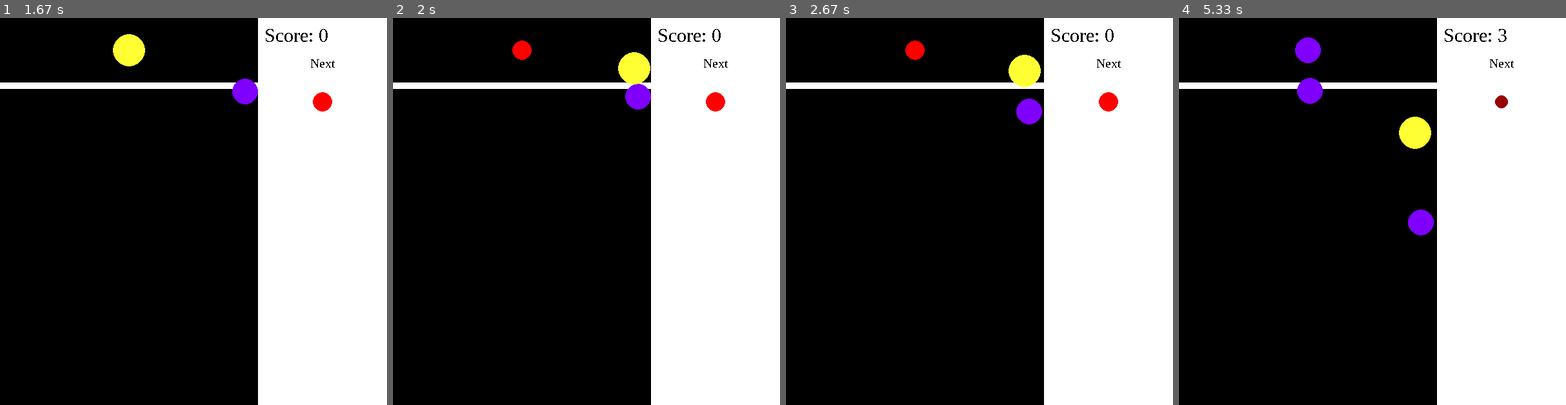
Above: before the commit, frames 1-4 (left to right).
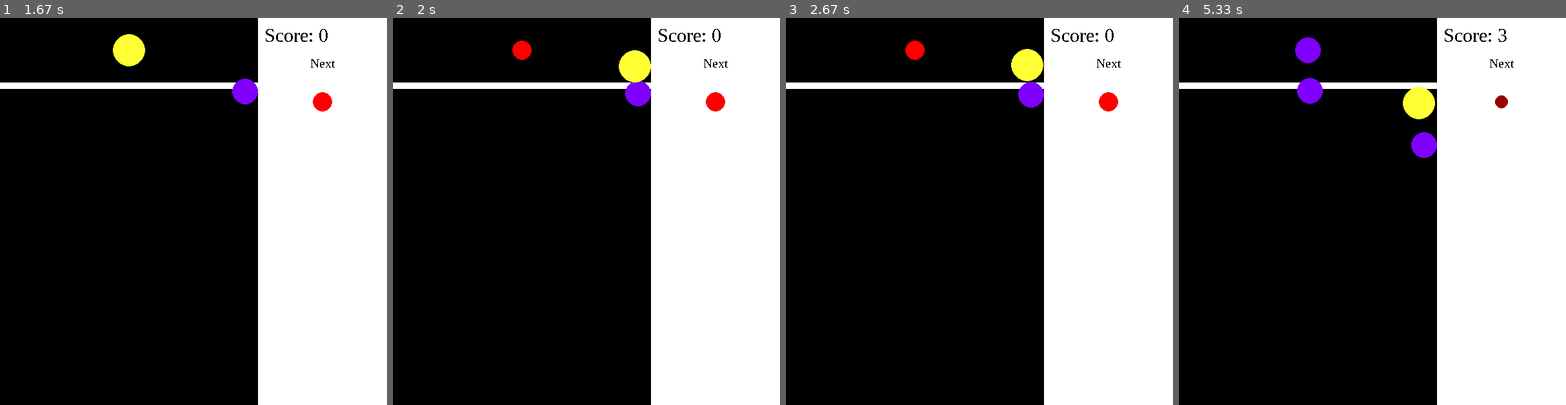
Above: after the commit, the same moments.

Repository: JohnTong123/SuikaBot
Game: pygame game, started from Suika_Simulation.py
Same seed, same stepped clock (60 frames per second), same inputs: the game is played once before the commit and once after it.
Inputs (mouse positions are in pixels of both pictures, inside the frame that each line leads up to):
- Up to frame 1 (1.67 s): click (317, 199) at 0.38 s
- Up to frame 2 (2 s): click (663, 180) at 1.72 s
- Up to frame 3 (2.67 s): no input
- Up to frame 4 (5.33 s): press the mouse at (1449, 180) at 3.03 s; move the mouse to (1380, 134) at 3.13 s; release the mouse at (1310, 87) at 3.27 s; press the mouse at (1449, 180) at 4.43 s; move the mouse to (1380, 257) at 4.53 s; move the mouse to (1306, 335) at 4.63 s; release the mouse at (1306, 335) at 4.67 s

Frame 1 is identical in both runs. In frame 2, 0.2% of the frame differs, in the area x 58-67%, y 8-24%; in frame 3, 0.8%; in frame 4, 1.6%, in the area x 56-67%, y 17-57%.

Commit message:
scuffed phyiscs

Diff:
--- a/Suika_Simulation.py
+++ b/Suika_Simulation.py
@@ -11,7 +11,9 @@
 GAME_WIDTH = 400
 SCREEN_HEIGHT = 600
 GRAVITY = 0.005
-FRICTION = 0.001
+FRICTION = 0.01
+XLOSS  = 0.05
+YLOSS = 0.05
 OFFSET = 100
 SKEWED_PROBABILITY = [0.35, 0.25, 0.15, 0.12, 0.08, 0.05]
 FRUITS = pygame.sprite.Group()
@@ -22,16 +24,16 @@
 # Dictionary with names as keys, values index 0 the size, second index a tuple of RGB values,
 # and the last index the index which the fruit corresponds to in the above array
 TYPES = {"Cherry":(10, (153,0,0), 0,1),
-          "Strawberry":(15, (255,0,0), 1,2),
-          "Grape":(20, (127,0,255), 2,3),
-          "Dekopon":(25, (255,255,51), 3,4),
-          "Orange":(35, (255,128,0), 4,5),
-          "Apple":(45, (255,51,51), 5,6),
-          "Pear":(60, (178,255,102), 6,7),
-          "Peach":(70, (255,204,153), 7,8),
-          "Pineapple":(80, (255,255,0), 8,9),
-          "Melon":(95, (128,255,0), 9,10),
-          "Watermelon":(110, (0,102,0), 10,11)
+          "Strawberry":(15, (255,0,0), 1,1.25),
+          "Grape":(20, (127,0,255), 2,2),
+          "Dekopon":(25, (255,255,51), 3,3),
+          "Orange":(35, (255,128,0), 4,4),
+          "Apple":(45, (255,51,51), 5,5),
+          "Pear":(60, (178,255,102), 6,6),
+          "Peach":(70, (255,204,153), 7,7),
+          "Pineapple":(80, (255,255,0), 8,8),
+          "Melon":(95, (128,255,0), 9,3.9),
+          "Watermelon":(110, (0,102,0), 10,10)
           }
 SCORES = [0, 1, 3, 6, 10, 15, 21, 28, 36, 45, 55] # Scores for getting certain fruit
 
@@ -45,6 +47,8 @@
         self.w = 0
         self.x = x
         self.y= y
+        self.pastdx = 0
+        self.pastdy = 0
         self.type = type
         self.radius = TYPES[type][0]
         self.mass = TYPES[type][3]
@@ -59,17 +63,18 @@
 
     def update(self): # Update position, velocity
         # pygame.draw.circle(self.surf, self.color, (self.rect.center[0], self.rect.center[1]), self.radius) # could create non circular hitboxes, will have to see
-
         self.dy += GRAVITY
-        if self.dx > 0:
-            self.dx -= FRICTION
-        elif self.dx < 0:
-            self.dx += FRICTION
+
+        self.dx = (1-FRICTION)*self.dx
         collidedFruits = []
         for fruit in FRUITS:
             if fruit != self and pygame.sprite.collide_circle(self, fruit):
                 collidedFruits.append(fruit)
         if len(collidedFruits) > 0:
+            self.pastdx = self.dx
+            self.pastdy = self.dy
+            self.dx=0
+            self.dy=0
             for fruit in collidedFruits:
                 if self.type == fruit.type:
                     FRUITS.remove(self)
@@ -86,48 +91,55 @@
                     if(math.sqrt((self.x-fruit.x)**2 + (self.y - fruit.y)**2)+3 <self.radius + fruit.radius):
                         if(self.y<fruit.y):
                             self.y -= ((self.radius + fruit.radius)-math.sqrt((self.x-fruit.x)**2 + (self.y - fruit.y)**2))* self.y/math.sqrt(self.y**2+self.x**2)
-                    # hypotenuse =
-                    if self.rect.center[0] > fruit.rect.center[0]: # Self is on the right
-                        # self.rect.left = fruit.rect.right
-                        self.dx += 0.01 # Fix
-                        # self.dx += self.dx*math.sin()
-                    if self.rect.center[0] < fruit.rect.center[0]: # Self is on the left
-                        # self.rect.right = fruit.rect.left
-                        self.dx += -0.01 # Fix
-                    # if (self.rect.center[1] > fruit.rect.center[1]): # Self is below
-                    #     # self.rect.top = fruit.rect.bottom
-                    #     self.dy = 0.005 # Fix
-                    if (self.rect.center[1] < fruit.rect.center[1]): # Self is on top
-                        # self.rect.bottom = fruit.rect.top
-                        self.dy = -0.005 # Fix
-
-                    # vel1 = math.sqrt(self.dx**2 + self.dy**2)
-
-                    # vel2 = math.sqrt(fruit.dx**2 + fruit.dy**2)
-                    # ctheta1 = 0
-                    # stheta2=0
-                    # ctheta2=0
-                    # ctheta1=0
-                    # if(vel1 != 0):
-                    #     ctheta1 = self.dx /(math.sqrt(self.dx**2 +self.dy**2))
-                    #     stheta1 = -self.dy /(math.sqrt(self.dx**2 +self.dy**2))
-                    # if(vel2 != 0):
-                    #     ctheta2 = fruit.dx /(math.sqrt(fruit.dx**2 +fruit.dy**2))
-                    #     stheta2 = -fruit.dy /(math.sqrt(fruit.dx**2 +fruit.dy**2))
-                    # ccontact = ((fruit.rect.center[0]-self.rect.center[0]) /math.sqrt((fruit.rect.center[0]-self.rect.center[0])**2 + (fruit.rect.center[1]-self.rect.center[1])**2))
-                    # scontact = ((fruit.rect.center[1]-self.rect.center[1] )/math.sqrt((fruit.rect.center[0]-self.rect.center[0])**2 + (fruit.rect.center[1]-self.rect.center[1])**2))
-
-                    # self.dx+=(vel1* (ctheta1 * ccontact + stheta1 * scontact)* (self.mass - fruit.mass) + 2* fruit.mass * vel2 * (ctheta2 * ccontact + stheta2 * scontact))/(self.mass + fruit.mass)*ccontact+vel1 * (stheta1 * ctheta2 - ctheta1 * stheta2)*(-scontact)
-                    # self.dy+=(vel1* (ctheta1 * ccontact + stheta1 * scontact)* (self.mass - fruit.mass) + 2* fruit.mass * vel2 * (ctheta2 * ccontact + stheta2 * scontact))/(self.mass + fruit.mass)*scontact+vel1 * (stheta1 * ctheta2 - ctheta1 * stheta2)*(ccontact)
-
+                    # # hypotenuse =
+                    # if self.rect.center[0] > fruit.rect.center[0]: # Self is on the right
+                    #     # self.rect.left = fruit.rect.right
+                    #     self.dx += 0.01 # Fix
+                    #     # self.dx += self.dx*math.sin()
+                    # if self.rect.center[0] < fruit.rect.center[0]: # Self is on the left
+                    #     # self.rect.right = fruit.rect.left
+                    #     self.dx += -0.01 # Fix
+                    # # if (self.rect.center[1] > fruit.rect.center[1]): # Self is below
+                    # #     # self.rect.top = fruit.rect.bottom
+                    # #     self.dy = 0.005 # Fix
+                    # if (self.rect.center[1] < fruit.rect.center[1]): # Self is on top
+                    #     # self.rect.bottom = fruit.rect.top
+                    #     self.dy = -0.005 # Fix
+                    vel1 = math.sqrt(self.pastdx**2 + self.pastdy**2)
+
+                    vel2 = math.sqrt(fruit.pastdx**2 + fruit.pastdy**2)
+                    ctheta1 = 0
+                    stheta2=0
+                    ctheta2=0
+                    stheta1=0
+                    if(vel1 != 0):
+                        ctheta1 = self.pastdx /vel1
+                        stheta1 = self.pastdy /vel1
+                    if(vel2 != 0):
+                        ctheta2 = fruit.pastdx /vel2
+                        stheta2 = fruit.pastdy /vel2
+                    ccontact = ((fruit.x-self.x) /math.sqrt((fruit.x-self.x)**2 + (fruit.y-self.y)**2))
+                    scontact = ((fruit.y-self.y )/math.sqrt((fruit.x-self.x)**2 + (fruit.y-self.y)**2))
+                    if(self.x > fruit.x):
+                        self.dx+= abs((1-XLOSS) * ((vel1* (ctheta1 * ccontact + stheta1 * scontact)* (self.mass - fruit.mass) + 2* fruit.mass * vel2 * (ctheta2 * ccontact + stheta2 * scontact))/(self.mass + fruit.mass)*ccontact+vel1 * (stheta1 * ctheta2 - ctheta1 * stheta2)*(-scontact)))
+                    else:
+                        self.dx-= abs((1-XLOSS) * ((vel1* (ctheta1 * ccontact + stheta1 * scontact)* (self.mass - fruit.mass) + 2* fruit.mass * vel2 * (ctheta2 * ccontact + stheta2 * scontact))/(self.mass + fruit.mass)*ccontact+vel1 * (stheta1 * ctheta2 - ctheta1 * stheta2)*(-scontact)))
+                    if(self.y > fruit.y):
+                        self.dy+=abs((1-YLOSS)*((vel1* (ctheta1 * ccontact + stheta1 * scontact)* (self.mass - fruit.mass) + 2* fruit.mass * vel2 * (ctheta2 * ccontact + stheta2 * scontact))/(self.mass + fruit.mass)*scontact+vel1 * (stheta1 * ctheta2 - ctheta1 * stheta2)*(ccontact)))
+                    else:
+                        self.dy-=abs((1-YLOSS)*((vel1* (ctheta1 * ccontact + stheta1 * scontact)* (self.mass - fruit.mass) + 2* fruit.mass * vel2 * (ctheta2 * ccontact + stheta2 * scontact))/(self.mass + fruit.mass)*scontact+vel1 * (stheta1 * ctheta2 - ctheta1 * stheta2)*(ccontact)))
+
+                    print(self.radius)
+                    print(self.dx)
+                    print(self.dy)
 
 
         if self.rect.left < 0:
             self.x = 0 + self.radius
-            self.dx *= -1 # Fix
+            self.dx *= -0.8 # Fix
         if self.rect.right > GAME_WIDTH:
             self.x = GAME_WIDTH - self.radius
-            self.dx *= -1 # Fix
+            self.dx *= -0.8 # Fix
         if self.rect.center[1] < OFFSET+10: # Fruit goes above loss line Fix
             self.timeAboveLine+=1
             if self.timeAboveLine > 600:
